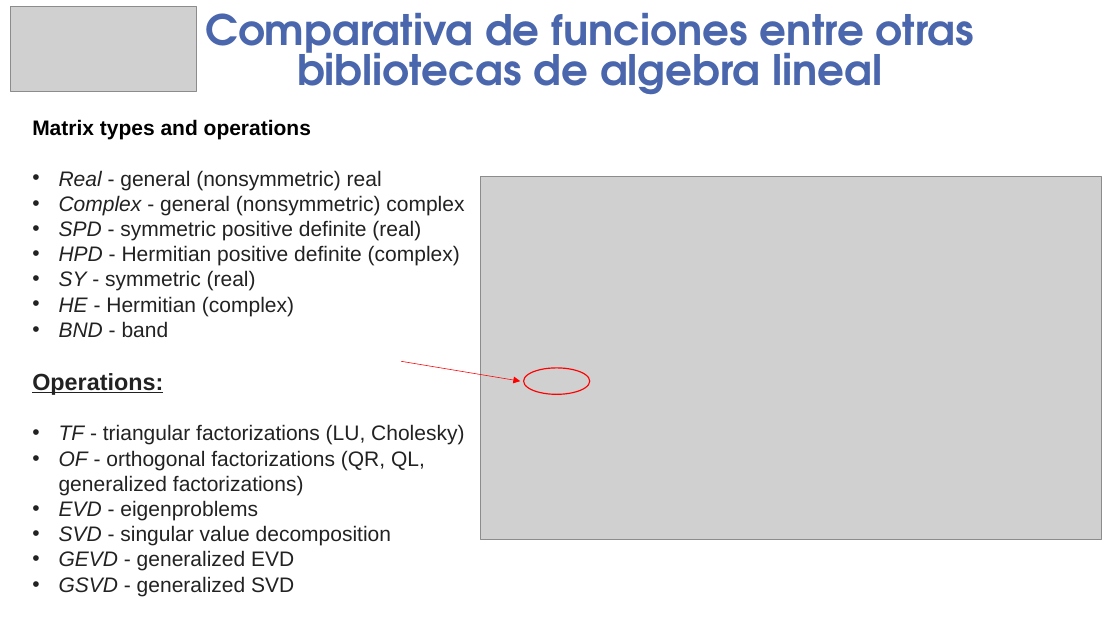
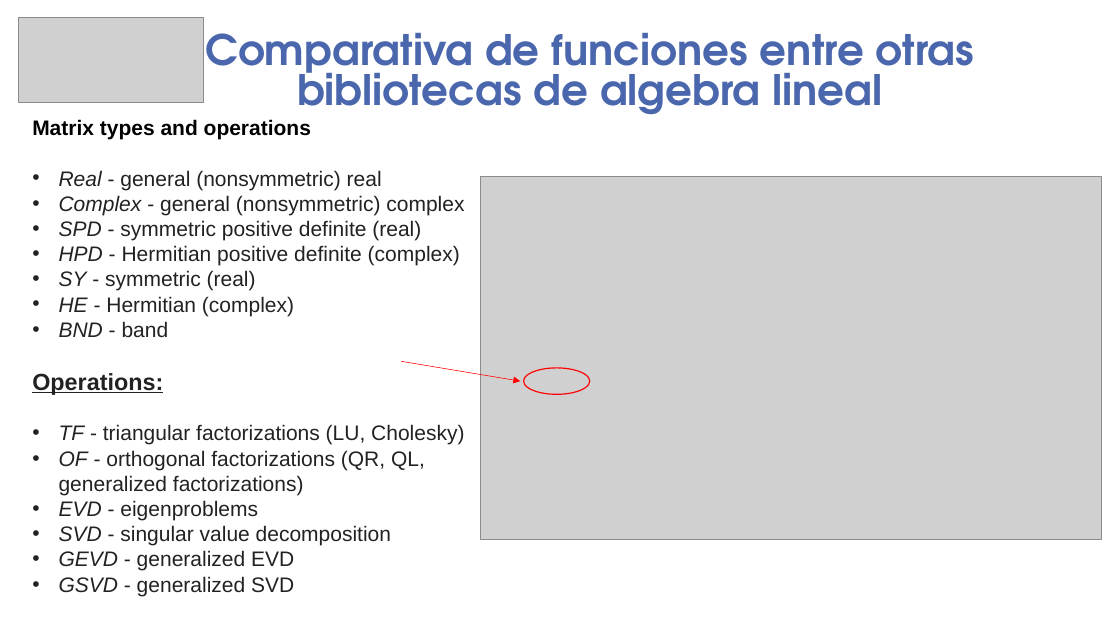
Before and after one commit to guaguaUPM/UPM, a slide deck: slide 8 of lu-lapack.pptx. Drawn at 1120x630 pixels with LibreOffice and Linux fonts; fonts in the diff are those of the drawing; grey boxes stand for pictures; background and template pictures are left out. Boxes give left, top, right and bottom in pixels: in the first picture for what was removed or moved away, otherwise in the second. Text is boxed around its words. In the diff, an @@ line names an element or a change of style, - is before the commit and + after.

```diff
--- a/lu-lapack.pptx
+++ b/lu-lapack.pptx
@@ picture: place and size @@
-picture at [11, 7, 197, 92]
+picture at [18, 18, 204, 103]
@@ title "Comparativa de funciones entre otras ...": place and size @@
-title "Comparativa de funciones entre otras ..." at [205, 13, 974, 95]
+title "Comparativa de funciones entre otras ..." at [205, 33, 974, 115]
```
Also in this commit, not shown: 7 other slides changed, 2 other files.
